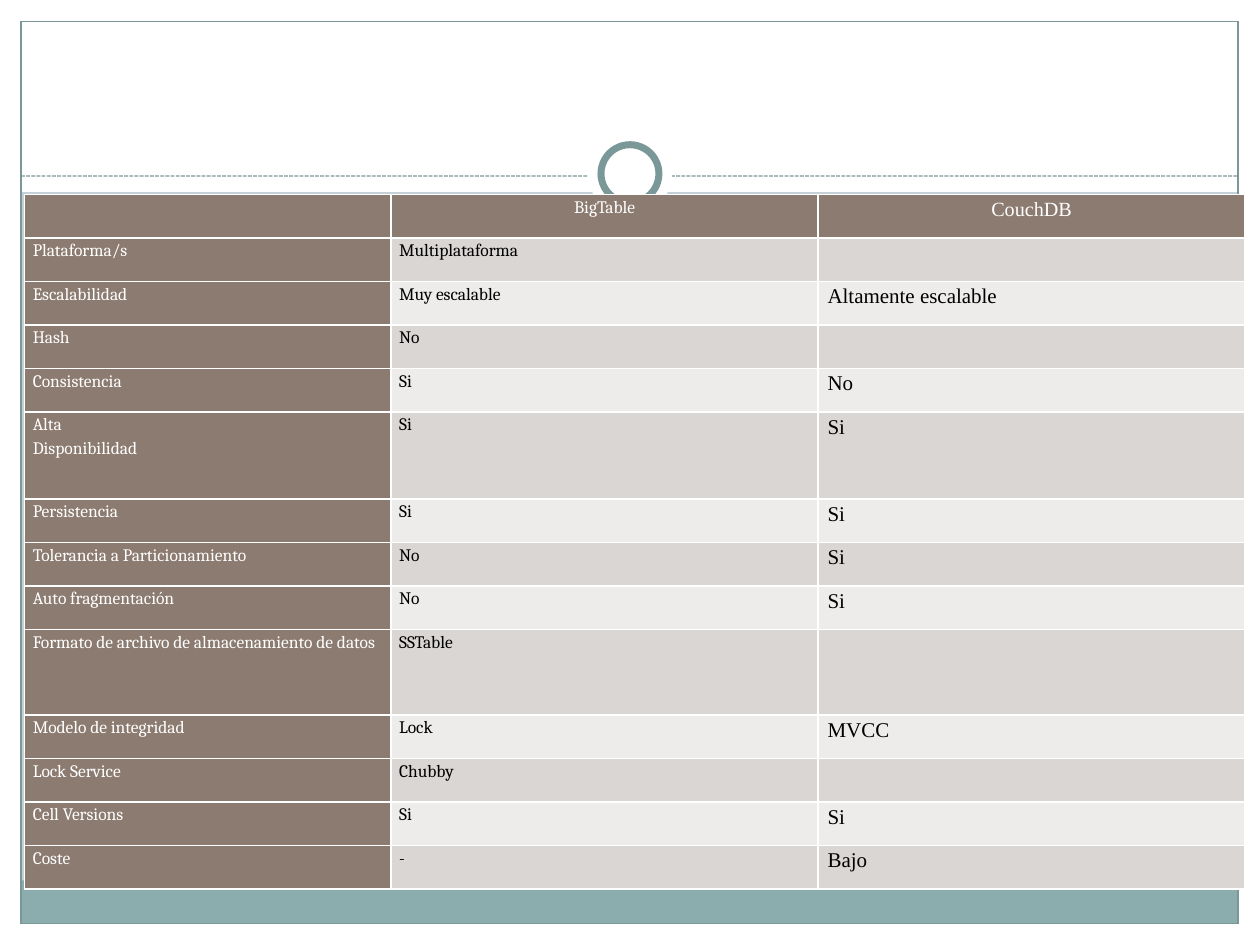
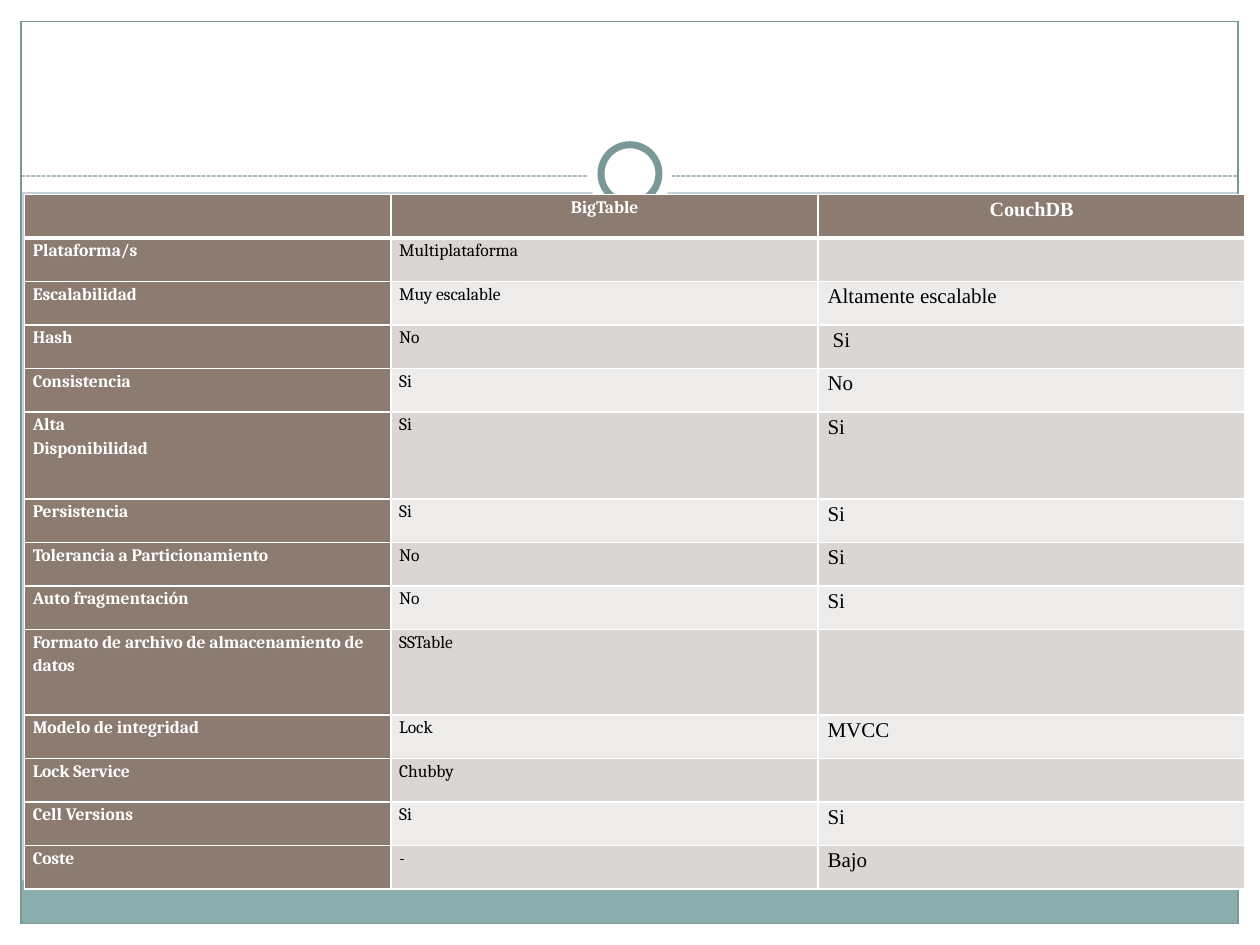
Before and after one commit to Transistores-de-silicio/Trabajo-MABD, a slide deck: slide 43 of BigTable.pptx (slide 42 before the commit). Drawn at 1260x945 pixels with LibreOffice and Linux fonts; fonts in the diff are those of the drawing. Boxes give left, top, right and bottom in pixels: in the first picture for what was removed or moved away, otherwise in the second. Text is boxed around its words. In the diff, an @@ line names an element or a change of style, - is before the commit and + after.

```diff
--- a/BigTable.pptx
+++ b/BigTable.pptx
@@ table at [25, 195, 1246, 890] @@
-row 4, column 3: 
+row 4, column 3: Si
@@ bold on in "BigTable", "CouchDB", "Plataforma/s", "Escalabilidad" and 12 more places @@
```
Also in this commit, not shown: 14 other slides changed, 1 slide added, 2 other files.
